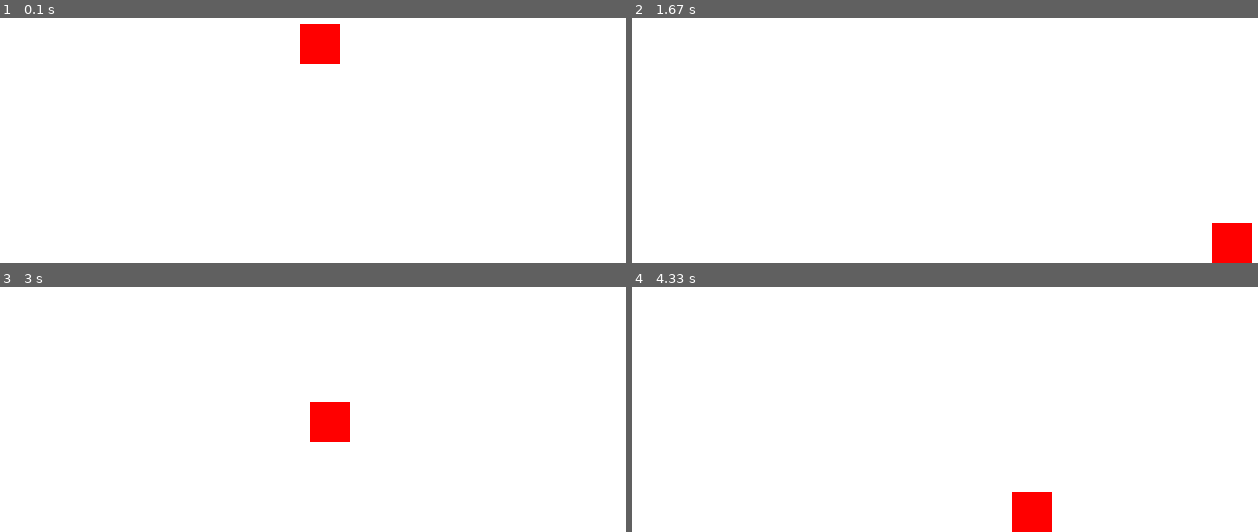
Above: before the commit, frames 1-4 (two rows, left to right).
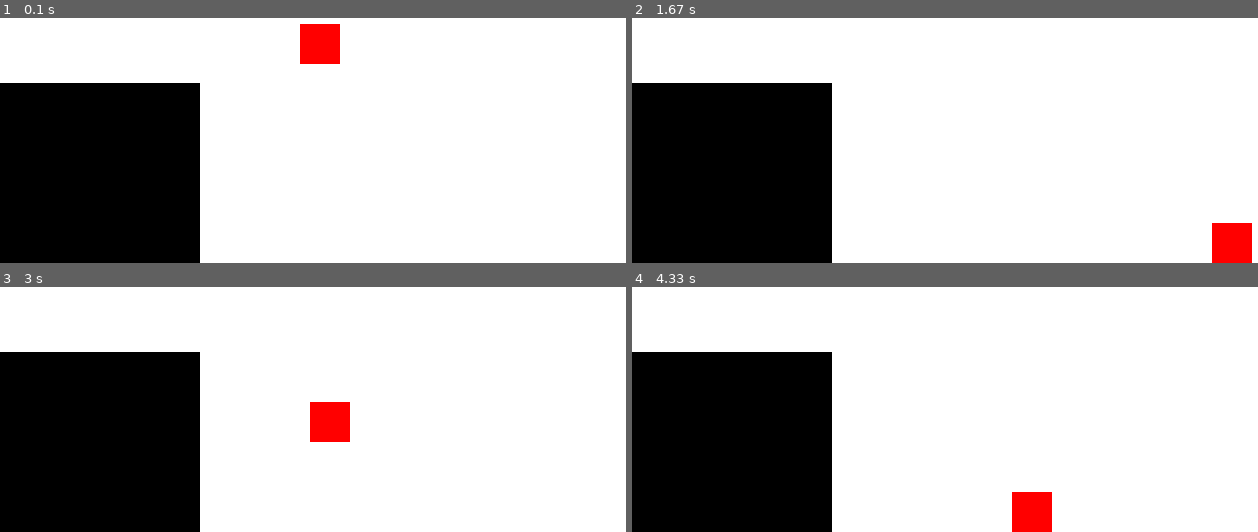
Above: after the commit, the same moments.

Repository: Teedu/Warehouse_Getaway
Game: pygame game, started from Pygame_basic.py
Same seed, same stepped clock (60 frames per second), same inputs: the game is played once before the commit and once after it.
Inputs:
- Up to frame 1 (0.1 s): no input
- Up to frame 2 (1.67 s): hold Right 0.33-0.8 s; hold Up 0.83-1.13 s; hold Right 1.17-1.63 s
- Up to frame 3 (3 s): hold Left 1.67-2.2 s; hold Left 2.23-2.63 s; hold Up from 2.67 s (still down)
- Up to frame 4 (4.33 s): release Up at 3.03 s; hold Right 3.07-3.7 s; hold Left 3.73-4.2 s; hold Right from 4.23 s (still down)

The runs differ from the first frame. In frame 1, 23% of the frame differs, in the area x 0-32%, y 26-100%; in frame 2, 23%; in frame 3, 23%; in frame 4, 23%.

Commit message:
Lisasin ruudu mille peal saab proovida seine teha akna sees

Diff:
--- a/Pygame_basic.py
+++ b/Pygame_basic.py
@@ -26,6 +26,21 @@
         if jump != False: # hüppamine põrandal tööab
             VY=0
 
+class Sein:
+    def __init__(self, x,y,w,h):
+        self.x=x
+        self.y=y
+        self.w=w
+        self.h=h
+
+    def draw(self):
+        pygame.draw.rect(aken,[0,0,0],[ self.x, self.y, self.w, self.h],0)
+
+
+def seinad():
+    if (tüüp.x-20) in range(sein.x, (sein.x + sein.w)) and (tüüp.y+20) not in range(0, sein.y):
+        tüüp.x = sein.x + sein.w + 20
+
 pygame.init()
 
 aken = pygame.display.set_mode([sx,sy])
@@ -34,6 +49,8 @@
 VX=0
 VY=0
 XL=5
+
+sein =Sein(0,300,200,280)
 
 jump=False
 
@@ -61,8 +78,10 @@
                 VX -= XL
     VY += 1 # gravitatsioon
     tüüp.update(VX,VY)
+    seinad()
     tüüp.tp()
     aken.fill([255,255,255])
+    sein.draw()
     tüüp.draw()
     pygame.display.flip()
     pygame.time.delay(17)
